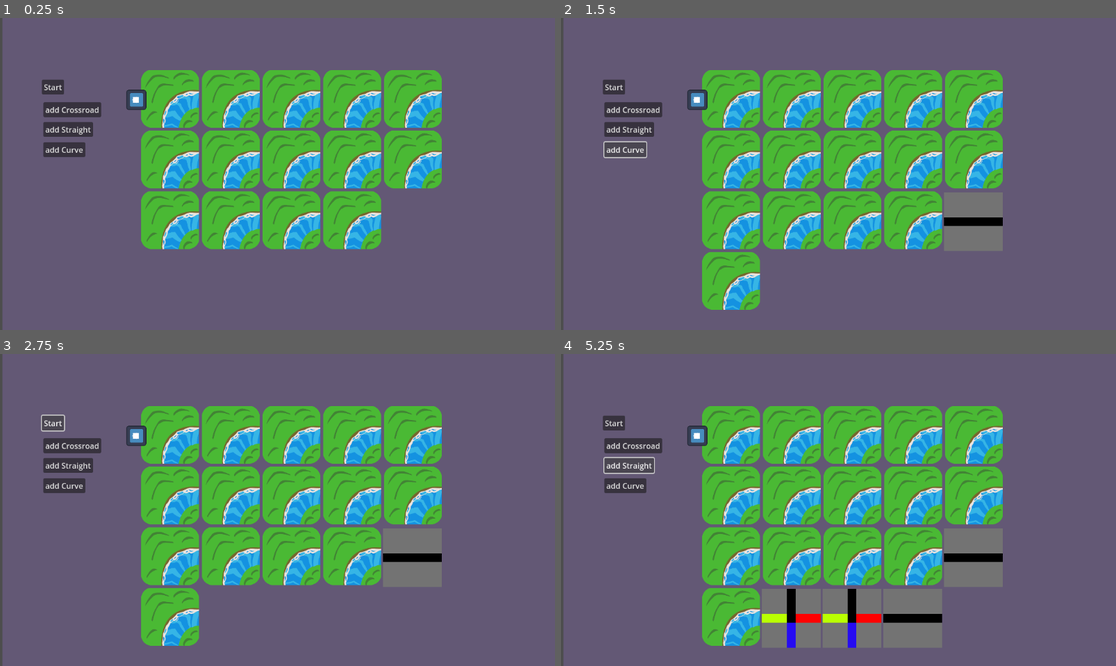
Above: before the commit, frames 1-4 (two rows, left to right).
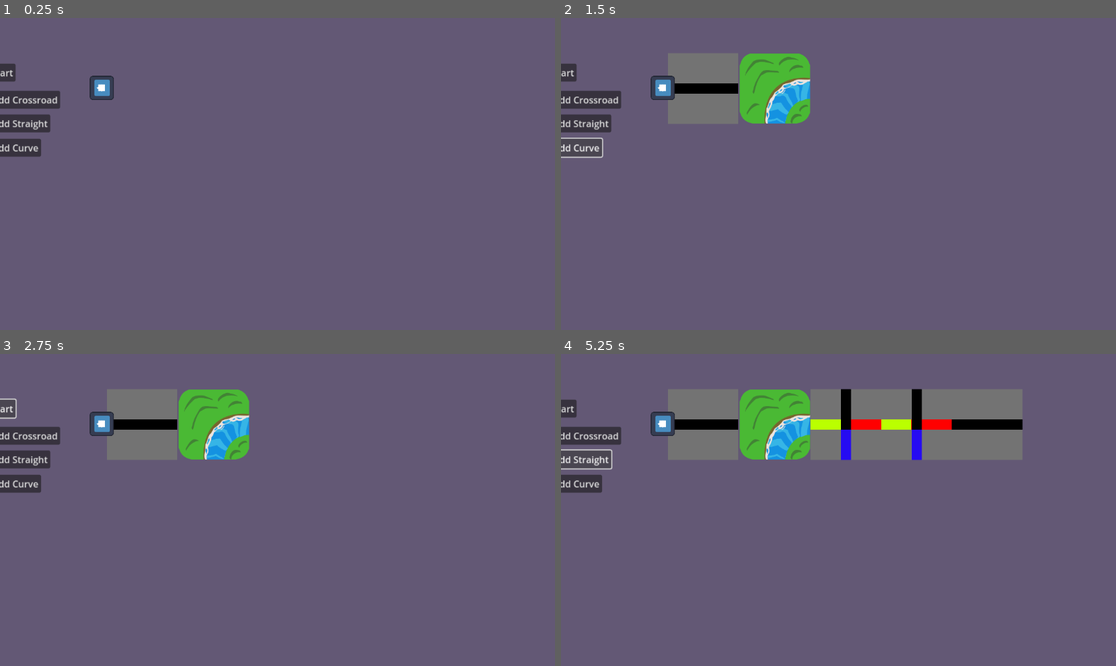
Above: after the commit, the same moments.

Repository: hellphy/CatSlide
Game: Godot game, scene res://scenes/main.tscn
The game is run twice, just before and just after one commit, with the same random seed, the same clock (stepped at 60 frames per second) and the same inputs. The project has no main scene, so this scene is started directly. The engine's default icon, where the game draws it, is replaced by a stand-in: a white triangle on a blue panel in a dark square.
Inputs:
- Up to frame 1 (0.25 s): no input
- Up to frame 2 (1.5 s): click "add Straight" at 0.5 s; click "add Curve" at 1.25 s
- Up to frame 3 (2.75 s): click "Start" at 2 s
- Up to frame 4 (5.25 s): click "Start" at 2.75 s; click "add Crossroad" at 3.5 s; click "add Crossroad" at 4.25 s; click "add Straight" at 5 s

The runs differ from the first frame. In frame 1, 30% of the frame differs, in the area x 0-80%, y 0-100%; in frame 2, 36%; in frame 3, 35%; in frame 4, 44%, in the area x 0-84%, y 0-100%.
Error before the commit: Invalid assignment of property or key 'disabled' with value of type 'bool' on a base object of type 'null instance'. (res://scripts/main.gd:11)

Commit message:
why it no work

Diff:
--- a/scenes/cat.tscn
+++ b/scenes/cat.tscn
@@ -1,28 +1,31 @@
-[gd_scene load_steps=4 format=3 uid="uid://ccb0jyd2kudcr"]
+[gd_scene load_steps=5 format=3 uid="uid://ccb0jyd2kudcr"]
 
+[ext_resource type="Script" path="res://scripts/cat.gd" id="1_d7mgv"]
 [ext_resource type="Texture2D" uid="uid://wcu6tw6dcr8u" path="res://icon.svg" id="2_gulou"]
 
 [sub_resource type="CircleShape2D" id="CircleShape2D_p1mh8"]
-radius = 24.0208
+radius = 28.0178
 
 [sub_resource type="CircleShape2D" id="CircleShape2D_6tkxf"]
 radius = 18.0278
 
-[node name="Cat" type="CharacterBody2D"]
+[node name="Cat" type="CharacterBody2D" groups=["Cat"]]
 z_index = 10
-position = Vector2(260, 156)
 rotation = -1.57081
+script = ExtResource("1_d7mgv")
 
 [node name="Sprite2D" type="Sprite2D" parent="."]
 scale = Vector2(0.324548, 0.324548)
 texture = ExtResource("2_gulou")
 
 [node name="CatCollider" type="CollisionShape2D" parent="."]
-position = Vector2(1.13966e-05, -1)
+unique_name_in_owner = true
+position = Vector2(-2.23697e-06, 0)
 shape = SubResource("CircleShape2D_p1mh8")
 disabled = true
 
 [node name="CatArea" type="Area2D" parent="."]
+unique_name_in_owner = true
 collision_layer = 2
 collision_mask = 2
 monitoring = false
@@ -30,3 +33,5 @@
 [node name="CollisionShape2D" type="CollisionShape2D" parent="CatArea"]
 position = Vector2(-6.81679e-05, 5)
 shape = SubResource("CircleShape2D_6tkxf")
+
+[connection signal="body_entered" from="CatArea" to="." method="_on_cat_area_body_entered"]
--- a/scenes/corner.tscn
+++ b/scenes/corner.tscn
@@ -5,24 +5,24 @@
 
 [sub_resource type="Curve2D" id="Curve2D_ogtxc"]
 _data = {
-"points": PackedVector2Array(0.0965355, 5.16256, -0.0965355, -5.16256, 396, 354.015, -22.2436, 17.8146, 22.2436, -17.8146, 415, 304.034, -5, 0.374861, 5, -0.374861, 460, 290.039)
+"points": PackedVector2Array(0.0965355, 5.16256, -0.0965355, -5.16256, 398.471, 355.803, -22.2436, 17.8146, 22.2436, -17.8146, 416.471, 304.822, -5, 0.374861, 5, -0.374861, 458.471, 290.827)
 }
 point_count = 3
 
 [sub_resource type="Curve2D" id="Curve2D_tw7xd"]
 _data = {
-"points": PackedVector2Array(5.5625, -0.0625, -5.5625, 0.0625, 64, 1, 21.0237, -18.354, -21.0237, 18.354, 19, 16, 0.496063, -7.54016, -0.496063, 7.54016, 1, 65)
+"points": PackedVector2Array(5.5625, -0.0625, -5.5625, 0.0625, 63.4715, 1.78909, 21.0237, -18.354, -21.0237, 18.354, 20.4715, 16.7891, 0.496063, -7.54016, -0.496063, 7.54016, 3.47147, 66.7891)
 }
 point_count = 3
 
 [sub_resource type="RectangleShape2D" id="RectangleShape2D_pdcbj"]
-size = Vector2(25, 18)
+size = Vector2(36, 18)
 
 [sub_resource type="RectangleShape2D" id="RectangleShape2D_o8u0q"]
 size = Vector2(121, 122)
 
-[node name="CornerPiece" type="Control"]
-custom_minimum_size = Vector2(122, 122)
+[node name="Control" type="Control"]
+custom_minimum_size = Vector2(121, 121)
 layout_mode = 3
 anchors_preset = 0
 offset_right = 117.0
@@ -30,62 +30,63 @@
 pivot_offset = Vector2(61, 61)
 mouse_filter = 2
 
-[node name="Corner" type="Area2D" parent="."]
-position = Vector2(59, 58)
+[node name="Area2D" type="Area2D" parent="."]
+position = Vector2(60, 61)
 script = ExtResource("1_642t3")
 
-[node name="CornerPiece" type="Sprite2D" parent="Corner"]
+[node name="CornerPiece" type="Sprite2D" parent="Area2D"]
 position = Vector2(1, 0)
 scale = Vector2(0.56, 0.56)
 texture = ExtResource("2_husm6")
 
-[node name="FirstPath" type="Path2D" parent="Corner"]
-position = Vector2(-394, -289.146)
+[node name="FirstPath" type="Path2D" parent="Area2D"]
+position = Vector2(-396.471, -289.935)
 scale = Vector2(1, 1.00037)
 curve = SubResource("Curve2D_ogtxc")
 
-[node name="Path1" type="PathFollow2D" parent="Corner/FirstPath"]
+[node name="Path1" type="PathFollow2D" parent="Area2D/FirstPath"]
 unique_name_in_owner = true
-position = Vector2(396, 354.015)
+position = Vector2(398.471, 355.803)
 rotation = -1.58949
 loop = false
 
-[node name="SecondPath" type="Path2D" parent="Corner"]
-position = Vector2(1, 0)
+[node name="SecondPath" type="Path2D" parent="Area2D"]
+position = Vector2(-1.47147, -0.789085)
 curve = SubResource("Curve2D_tw7xd")
 
-[node name="Path2" type="PathFollow2D" parent="Corner/SecondPath"]
+[node name="Path2" type="PathFollow2D" parent="Area2D/SecondPath"]
 unique_name_in_owner = true
-position = Vector2(64, 1)
+position = Vector2(63.4715, 1.78909)
 rotation = 3.13036
 loop = false
 
-[node name="FirstEntry" type="Area2D" parent="Corner"]
+[node name="FirstEntry" type="Area2D" parent="Area2D"]
 unique_name_in_owner = true
 
-[node name="FirstEntryCollision" type="CollisionShape2D" parent="Corner/FirstEntry"]
+[node name="FirstEntryCollision" type="CollisionShape2D" parent="Area2D/FirstEntry"]
 position = Vector2(2, 56)
 shape = SubResource("RectangleShape2D_pdcbj")
 
-[node name="SecondEntry" type="Area2D" parent="Corner"]
+[node name="SecondEntry" type="Area2D" parent="Area2D"]
 unique_name_in_owner = true
 
-[node name="SecondEntryCollision" type="CollisionShape2D" parent="Corner/SecondEntry"]
+[node name="SecondEntryCollision" type="CollisionShape2D" parent="Area2D/SecondEntry"]
 position = Vector2(56, 1)
 rotation = 1.5708
 shape = SubResource("RectangleShape2D_pdcbj")
 
-[node name="CollisionShape2D" type="CollisionShape2D" parent="Corner"]
+[node name="CollisionShape2D" type="CollisionShape2D" parent="Area2D"]
+visible = false
 position = Vector2(0.5, 0)
 shape = SubResource("RectangleShape2D_o8u0q")
 
-[node name="StaticBody2D" type="StaticBody2D" parent="Corner"]
+[node name="StaticBody2D" type="StaticBody2D" parent="Area2D"]
 position = Vector2(-59, -58)
 collision_layer = 2
 collision_mask = 0
 
-[node name="CollisionPolygon2D" type="CollisionPolygon2D" parent="Corner/StaticBody2D"]
+[node name="CollisionPolygon2D" type="CollisionPolygon2D" parent="Area2D/StaticBody2D"]
 polygon = PackedVector2Array(20, 119, 13, 117, 7, 113, 2, 107, -1, 100, -1, 17, 1.53391, 10.4118, 5, 5, 10.5783, 0.457851, 17, -3, 103, -3, 109, 0, 114, 4, 118.03, 11.0595, 121, 17, 115, 17, 99, 6, 20, 6, 7, 17, 6, 98, 20, 113)
 
-[connection signal="body_entered" from="Corner/FirstEntry" to="Corner" method="_on_first_entry_body_entered"]
-[connection signal="body_entered" from="Corner/SecondEntry" to="Corner" method="_on_second_entry_body_entered"]
+[connection signal="body_entered" from="Area2D/FirstEntry" to="Area2D" method="_on_first_entry_body_entered"]
+[connection signal="body_entered" from="Area2D/SecondEntry" to="Area2D" method="_on_second_entry_body_entered"]
--- a/scenes/main.tscn
+++ b/scenes/main.tscn
@@ -1,8 +1,6 @@
-[gd_scene load_steps=7 format=3 uid="uid://bdpggyq8do38i"]
+[gd_scene load_steps=5 format=3 uid="uid://bdpggyq8do38i"]
 
 [ext_resource type="Script" path="res://scripts/main.gd" id="1_r47uc"]
-[ext_resource type="PackedScene" uid="uid://dwnetb7oe3e18" path="res://scenes/corner.tscn" id="2_ax5ln"]
-[ext_resource type="PackedScene" uid="uid://ccb0jyd2kudcr" path="res://scenes/cat.tscn" id="3_cjaer"]
 
 [sub_resource type="CanvasTexture" id="CanvasTexture_oaf16"]
 
@@ -15,8 +13,6 @@
 [node name="Node2D" type="Node2D"]
 position = Vector2(23, 14)
 script = ExtResource("1_r47uc")
-
-[node name="Cat" parent="." instance=ExtResource("3_cjaer")]
 
 [node name="respawn_point" type="Node2D" parent="."]
 unique_name_in_owner = true
@@ -49,48 +45,6 @@
 offset_right = 1046.0
 offset_bottom = 596.0
 columns = 5
-
-[node name="CornerPiece" parent="GridContainer" instance=ExtResource("2_ax5ln")]
-layout_mode = 2
-
-[node name="CornerPiece2" parent="GridContainer" instance=ExtResource("2_ax5ln")]
-layout_mode = 2
-
-[node name="CornerPiece3" parent="GridContainer" instance=ExtResource("2_ax5ln")]
-layout_mode = 2
-
-[node name="CornerPiece4" parent="GridContainer" instance=ExtResource("2_ax5ln")]
-layout_mode = 2
-
-[node name="CornerPiece5" parent="GridContainer" instance=ExtResource("2_ax5ln")]
-layout_mode = 2
-
-[node name="CornerPiece6" parent="GridContainer" instance=ExtResource("2_ax5ln")]
-layout_mode = 2
-
-[node name="CornerPiece7" parent="GridContainer" instance=ExtResource("2_ax5ln")]
-layout_mode = 2
-
-[node name="CornerPiece8" parent="GridContainer" instance=ExtResource("2_ax5ln")]
-layout_mode = 2
-
-[node name="CornerPiece9" parent="GridContainer" instance=ExtResource("2_ax5ln")]
-layout_mode = 2
-
-[node name="CornerPiece10" parent="GridContainer" instance=ExtResource("2_ax5ln")]
-layout_mode = 2
-
-[node name="CornerPiece11" parent="GridContainer" instance=ExtResource("2_ax5ln")]
-layout_mode = 2
-
-[node name="CornerPiece12" parent="GridContainer" instance=ExtResource("2_ax5ln")]
-layout_mode = 2
-
-[node name="CornerPiece13" parent="GridContainer" instance=ExtResource("2_ax5ln")]
-layout_mode = 2
-
-[node name="CornerPiece14" parent="GridContainer" instance=ExtResource("2_ax5ln")]
-layout_mode = 2
 
 [node name="cross" type="Button" parent="."]
 offset_left = 67.0
@@ -136,9 +90,12 @@
 rotation = 1.57079
 shape = SubResource("RectangleShape2D_ysm4g")
 
+[node name="Camera2D" type="Camera2D" parent="."]
+position = Vector2(563, 305)
+rotation = 1.37299
+zoom = Vector2(1.2, 1.2)
+
 [connection signal="pressed" from="Button" to="." method="_on_button_pressed"]
 [connection signal="pressed" from="cross" to="." method="_on_cross_pressed"]
 [connection signal="pressed" from="straight" to="." method="_on_straight_pressed"]
 [connection signal="pressed" from="curve" to="." method="_on_curve_pressed"]
-
-[editable path="Cat"]
--- a/scripts/cat.gd
+++ b/scripts/cat.gd
@@ -1 +1,11 @@
 class_name  Cat extends CharacterBody2D
+
+static var collider_switch := true
+static var area_switch := false
+
+func _physics_process(delta: float) -> void:
+	%CatCollider.disabled = collider_switch
+	%CatArea.monitoring = area_switch
+
+func _on_cat_area_body_entered(body: Node2D) -> void:
+	Globals.emit_signal("restart")
--- a/scripts/globals.gd
+++ b/scripts/globals.gd
@@ -2,3 +2,4 @@
 
 
 signal restart_areas
+signal restart
--- a/scripts/main.gd
+++ b/scripts/main.gd
@@ -1,17 +1,20 @@
 extends Node2D
 
 
-@onready var cat_collider = get_node("root/Node2D/Cat/CatCollider")
-@onready var cat_area = get_node("root/Node2D/Cat/CatArea")
-@onready var cat: CharacterBody2D = $Cat
 @onready var respawn_point: Node2D = %respawn_point
 
+
+func _ready() -> void:
+	Globals.connect("restart", _restart_level)
+	_restart_level()
+
+
 func _on_button_pressed() -> void:
-	print(cat.position)
-	cat_collider.disabled = false
+	Cat.collider_switch = false
+	Cat.area_switch = true
 	Pieces.can_click = false
 	Cross_Piece.can_click = false
-	cat_area.monitoring = true
+
 
 
 func _on_cross_pressed() -> void:
@@ -30,16 +33,16 @@
 
 
 
-func _on_area_2d_body_entered(body: Node2D) -> void:
+func _restart_level() -> void:
 	call_deferred("restart")
 
 
 func restart() -> void:
-	cat.queue_free()
+	get_tree().call_group("Cat", "queue_free")
 	var new_cat := preload("res://scenes/cat.tscn").instantiate()
 	add_child(new_cat)
 	new_cat.transform = respawn_point.transform
-	cat_collider.disabled = true
+	Cat.collider_switch = true
 	Pieces.can_click = true
 	Cross_Piece.can_click = true
 	Globals.emit_signal("restart_areas")
--- a/scripts/pieces.gd
+++ b/scripts/pieces.gd
@@ -45,7 +45,7 @@
 
 
 func disable_areas(entry):
-		entry.monitoring = false
+	entry.monitoring = false
 
 
 func _input_event(viewport: Viewport, event: InputEvent, shape_idx: int) -> void:
